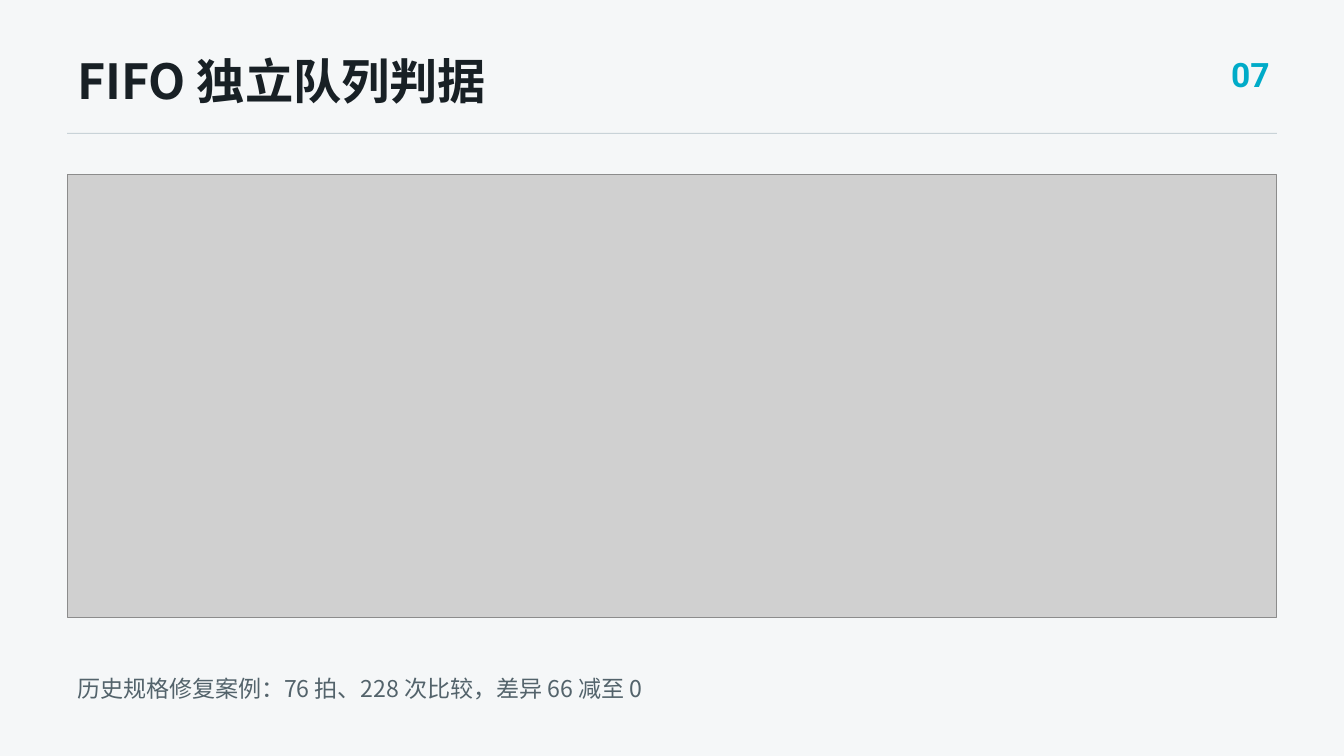
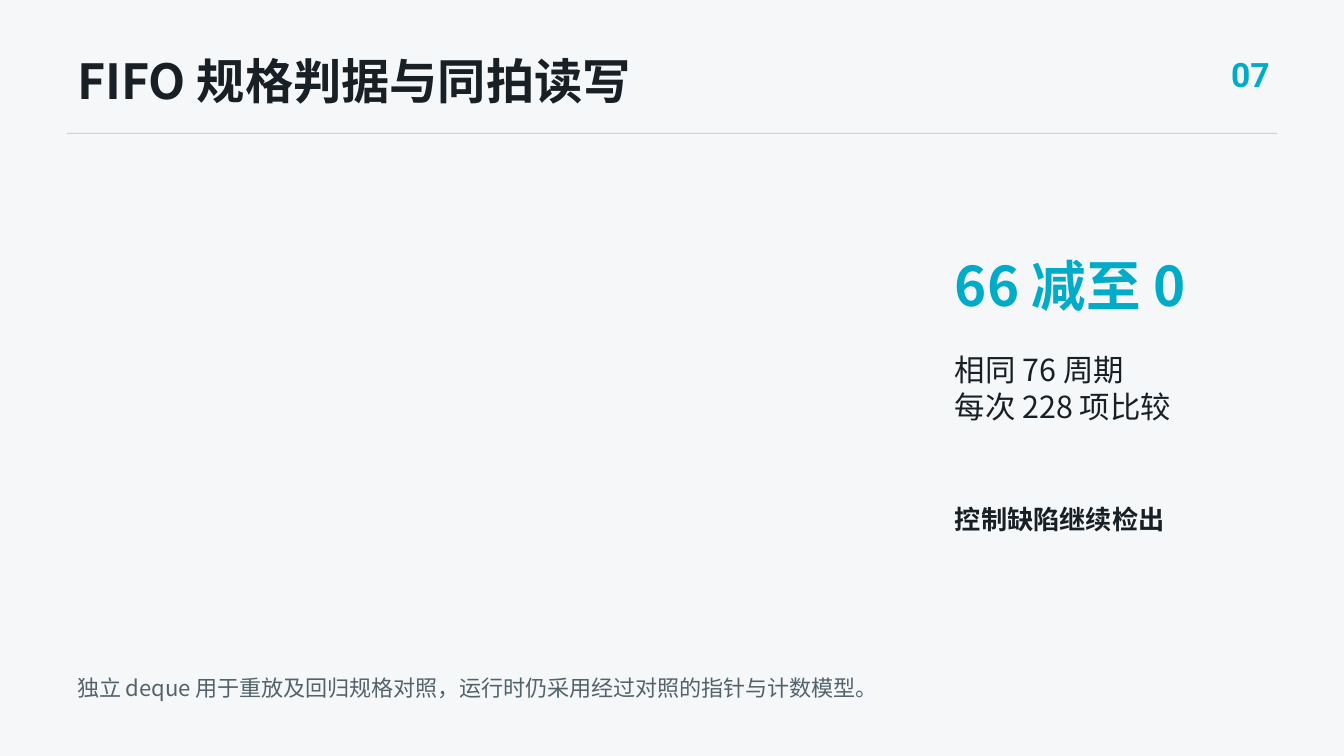
Before and after one commit to TYOCT-13/iverilog-ai-lab, a slide deck: slide 7 of docs/competition/ic/v4/presentation/output/ICARUS_AI_IC_defense_v4.pptx. Drawn at 1344x756 pixels with LibreOffice and Linux fonts; fonts in the diff are those of the drawing; grey boxes stand for pictures. Boxes give left, top, right and bottom in pixels: in the first picture for what was removed or moved away, otherwise in the second. Text is boxed around its words. In the diff, an @@ line names an element or a change of style, - is before the commit and + after.

```diff
--- a/docs/competition/ic/v4/presentation/output/ICARUS_AI_IC_defense_v4.pptx
+++ b/docs/competition/ic/v4/presentation/output/ICARUS_AI_IC_defense_v4.pptx
@@ text at (77, 58, 631, 104): text changed @@
-FIFO 独立队列判据
+FIFO 规格判据与同拍读写
@@ picture removed at (68, 174, 1276, 618) @@
@@ text added at (955, 259, 1185, 311), 39 pt, text #00ABC8, bold @@
+66 减至 0
@@ text added at (955, 355, 1171, 421), 21.8 pt, text #182025 @@
+相同 76 周期
+每次 228 项比较
@@ text added at (955, 506, 1165, 532), 18.8 pt, text #182025, bold @@
+控制缺陷继续检出
@@ text at (77, 677, 878, 701): text changed; size 16.5 to 15.8 pt @@
-历史规格修复案例：76 拍、228 次比较，差异 66 减至 0
+独立 deque 用于重放及回归规格对照，运行时仍采用经过对照的指针与计数模型。
```
Also in this commit, not shown: 8 other slides changed, 7 slides added, 7 slides removed, 28 other files.
